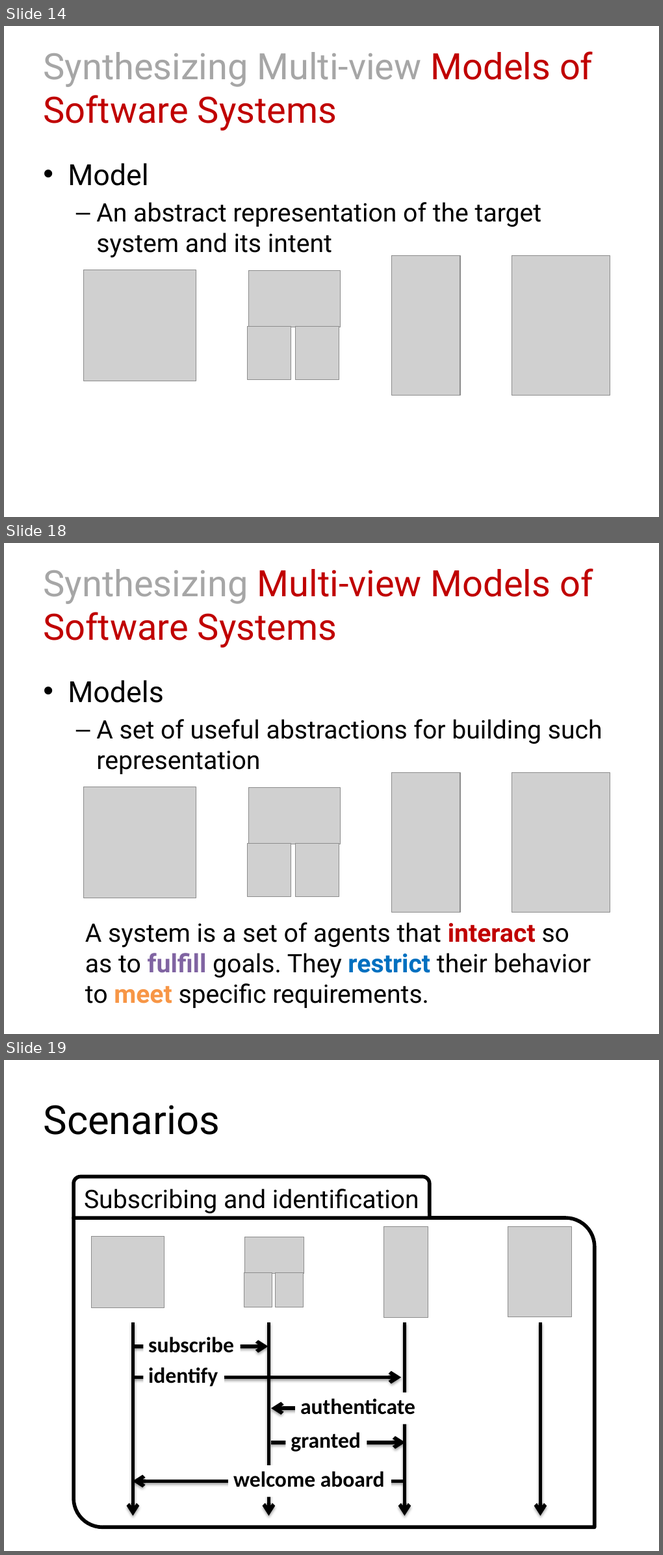
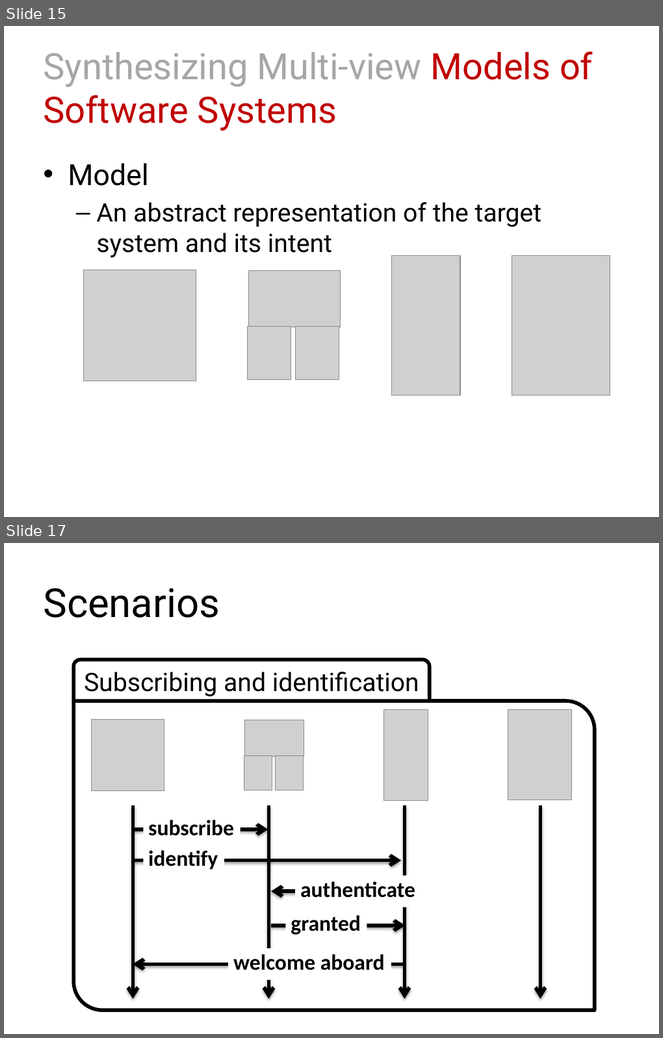
Before and after one commit to blambeau/phd, a slide deck: public-defense/slides.pptx. Shown one above the other, each under a label of ours: slides 14, 18 and 19 before the commit, slides 15 and 17 after it; the slides between them are not shown. The pictures are 663x1555 and 663x1038 pixels, drawn with LibreOffice and Linux fonts; fonts in the diff are those of the drawing; grey boxes stand for pictures. Boxes give left, top, right and bottom in pixels: in the first picture for what was removed or moved away, otherwise in the second. Text is boxed around its words. In the diff, an @@ line names an element or a change of style, - is before the commit and + after.

```diff
--- a/public-defense/slides.pptx
+++ b/public-defense/slides.pptx
@@ slide 18 removed at [4, 543, 659, 1034], background #FFFFFF @@
@@ title removed at [43, 568, 593, 648] @@
-Synthesizing Multi-view Models of Software Systems
@@ text removed at [68, 680, 603, 774] @@
-• Models
-  – A set of useful abstractions for building such representation
@@ group removed at [84, 772, 610, 913]: 6 pictures @@
@@ text removed at [85, 923, 591, 1008] @@
-A system is a set of agents that interact so as to fulfill goals. They restrict their behavior to meet specific requirements.
@@ what was slide 14 is now slide 15 @@
@@ what was slide 19 is now slide 17 @@
```
Also in this commit, not shown: 5 slides changed, 1 slide added, 1 other slide removed.
